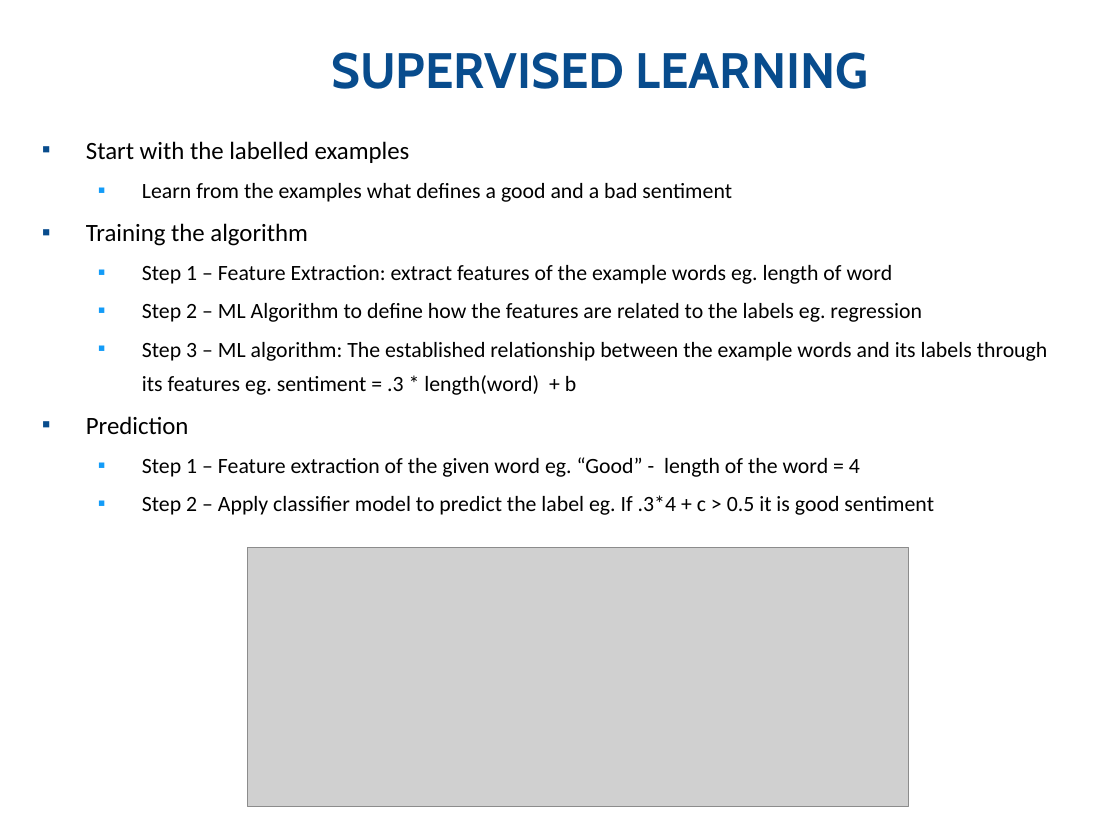
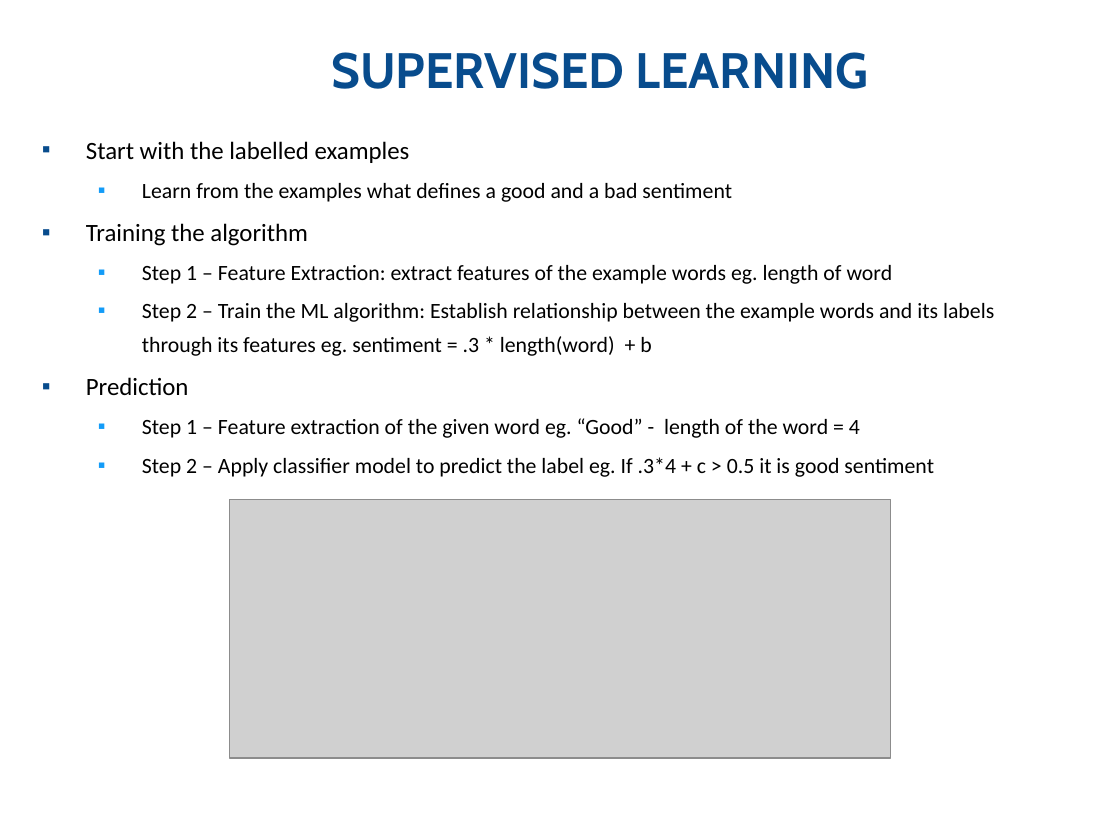
Before and after one commit to km-Poonacha/python4phd, a slide deck: slide 5 of Session 3/Python for docs - Session 3 V0.1.pptx. Drawn at 1120x840 pixels with LibreOffice and Linux fonts; fonts in the diff are those of the drawing; grey boxes stand for pictures; background and template pictures are left out. Boxes give left, top, right and bottom in pixels: in the first picture for what was removed or moved away, otherwise in the second. Text is boxed around its words. In the diff, an @@ line names an element or a change of style, - is before the commit and + after.

```diff
--- a/Session 3/Python for docs - Session 3 V0.1.pptx
+++ b/Session 3/Python for docs - Session 3 V0.1.pptx
@@ text at [142, 303, 994, 356]: text changed @@
-  ▪ Step 2 – ML Algorithm to define how the features are related to the labels eg. regression
-  ▪ Step 3 – ML algorithm: The established relationship between the example words and its labels through its features eg. sentiment = .3 * length(word) + b
+  ▪ Step 2 – Train the ML algorithm: Establish relationship between the example words and its labels through its features eg. sentiment = .3 * length(word) + b
@@ picture: place and size @@
-picture at [248, 548, 908, 806]
+picture at [230, 500, 890, 758]
```
Also in this commit, not shown: 2 other slides changed.
